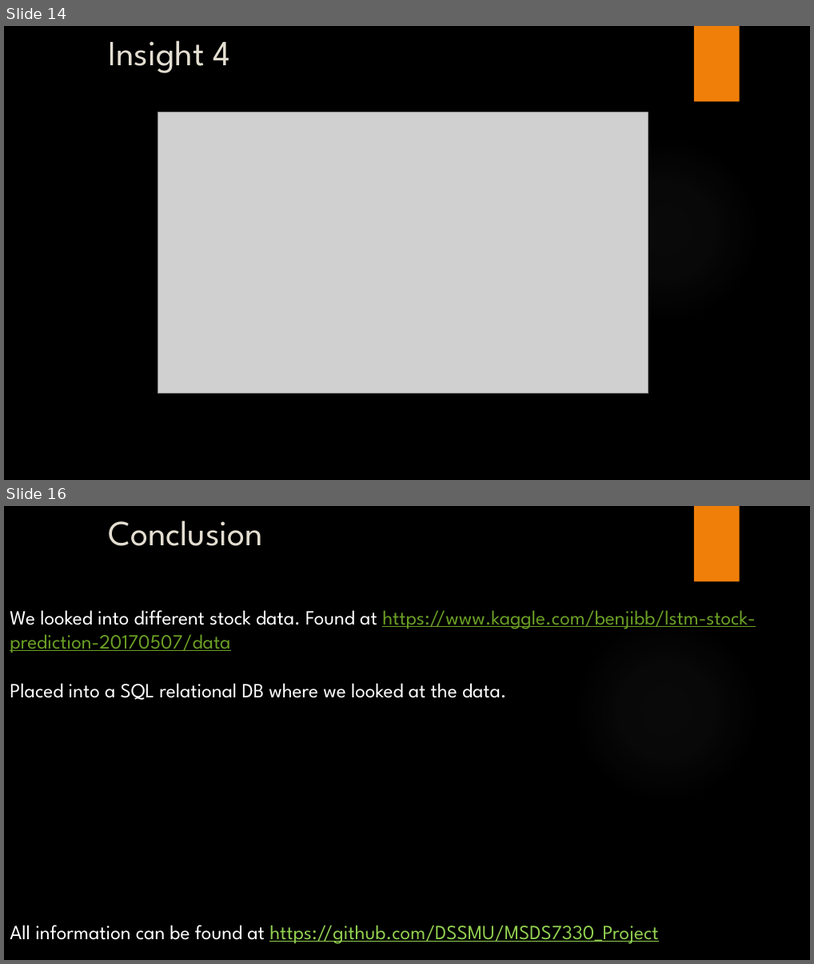
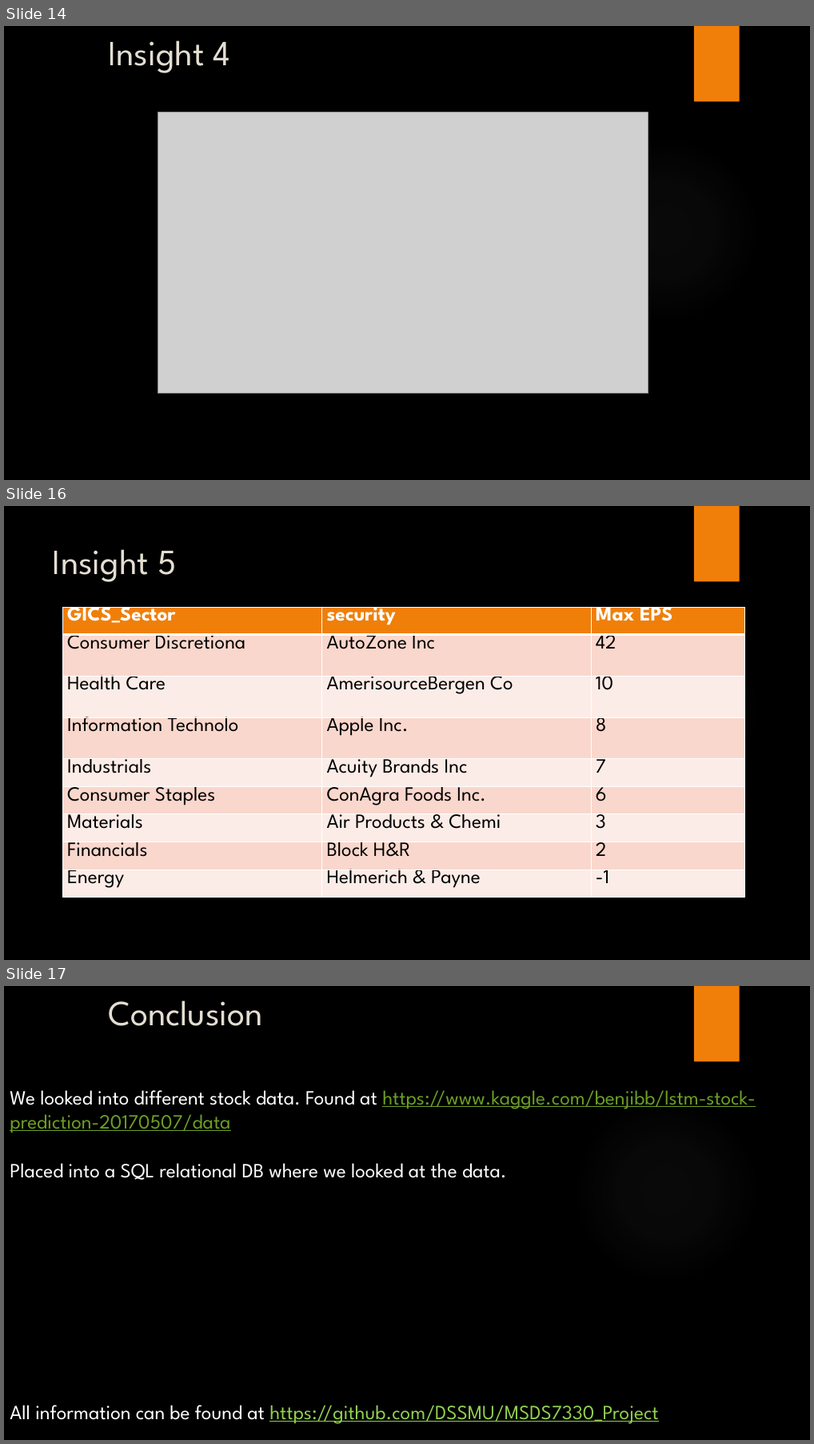
Before and after one commit to DSSMU/MSDS7330_Project, a slide deck: NYSE Analysis With MySQL.pptx. Shown one above the other, each under a label of ours: slides 14 and 16 before the commit, slides 14, 16 and 17 after it; the slides between them are not shown. The pictures are 814x964 and 814x1444 pixels, drawn with LibreOffice and Linux fonts; fonts in the diff are those of the drawing; grey boxes stand for pictures; background and template pictures are left out. Boxes give left, top, right and bottom in pixels: in the first picture for what was removed or moved away, otherwise in the second. Text is boxed around its words. In the diff, an @@ line names an element or a change of style, - is before the commit and + after.

Commit message:
Added insight 5

```diff
--- a/NYSE Analysis With MySQL.pptx
+++ b/NYSE Analysis With MySQL.pptx
@@ slide 16 added at (4, 506, 810, 960), background picture (left out); not listed: 2 template elements that a slide beside it also shows @@
@@ title added at (53, 549, 176, 582), 42 pt, text #E3DED1 @@
+Insight 5
@@ table added at (62, 607, 746, 897), 9 rows, 3 columns @@
+GICS_Sector | security | Max EPS
+Consumer Discretiona | AutoZone Inc | 42
+Health Care | AmerisourceBergen Co | 10
+Information Technolo | Apple Inc. | 8
+Industrials | Acuity Brands Inc | 7
+Consumer Staples | ConAgra Foods Inc. | 6
+Materials | Air Products & Chemi | 3
+Financials | Block H&R | 2
+Energy | Helmerich & Payne | -1
@@ what was slide 16 is now slide 17 @@
```
Also in this commit, not shown: 5 slides changed, 1 other slide added, 1 slide removed, 3 other files.
